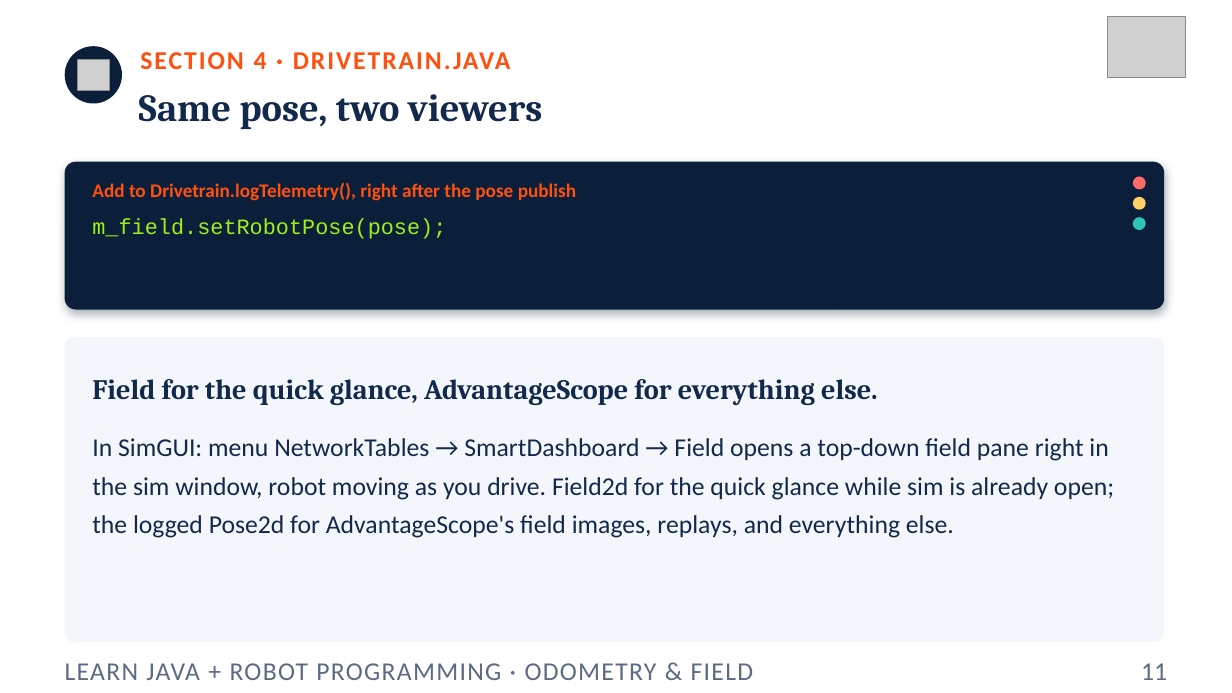
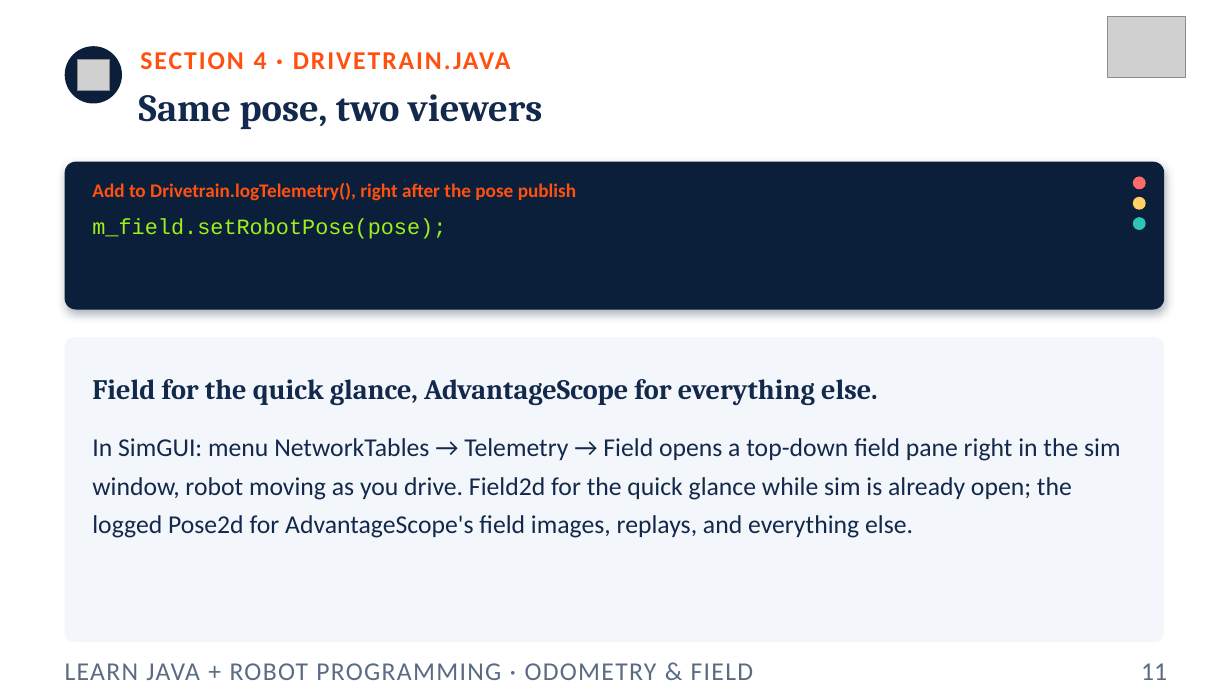
Before and after one commit to FRC5010/BasicRobotLessons, a slide deck: slide 11 of docs/presentations/v3/11-odometry-field.pptx. Drawn at 1232x693 pixels with LibreOffice and Linux fonts; fonts in the diff are those of the drawing; grey boxes stand for pictures. Boxes give left, top, right and bottom in pixels: in the first picture for what was removed or moved away, otherwise in the second. Text is boxed around its words. In the diff, an @@ line names an element or a change of style, - is before the commit and + after.

```diff
--- a/docs/presentations/v3/11-odometry-field.pptx
+++ b/docs/presentations/v3/11-odometry-field.pptx
@@ text at (x1=92, y1=438, x2=1120, y2=538): text changed @@
-In SimGUI: menu NetworkTables → SmartDashboard → Field opens a top-down field pane right in the sim window, robot moving as you drive. Field2d for the quick glance while sim is already open; the logged Pose2d for AdvantageScope's field images, replays, and everything else.
+In SimGUI: menu NetworkTables → Telemetry → Field opens a top-down field pane right in the sim window, robot moving as you drive. Field2d for the quick glance while sim is already open; the logged Pose2d for AdvantageScope's field images, replays, and everything else.
```
Also in this commit, not shown: 3 other slides changed, 23 other files.
